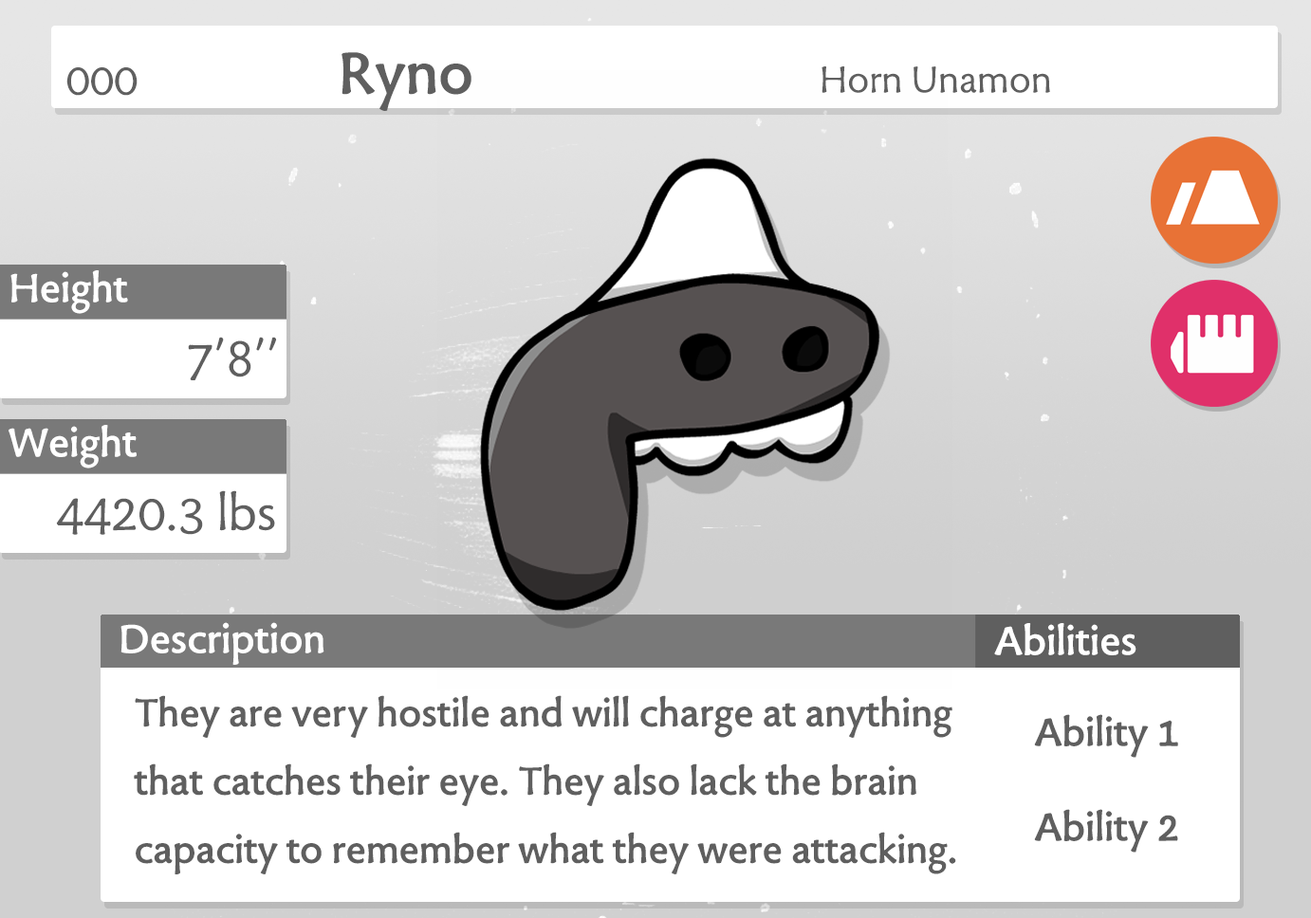
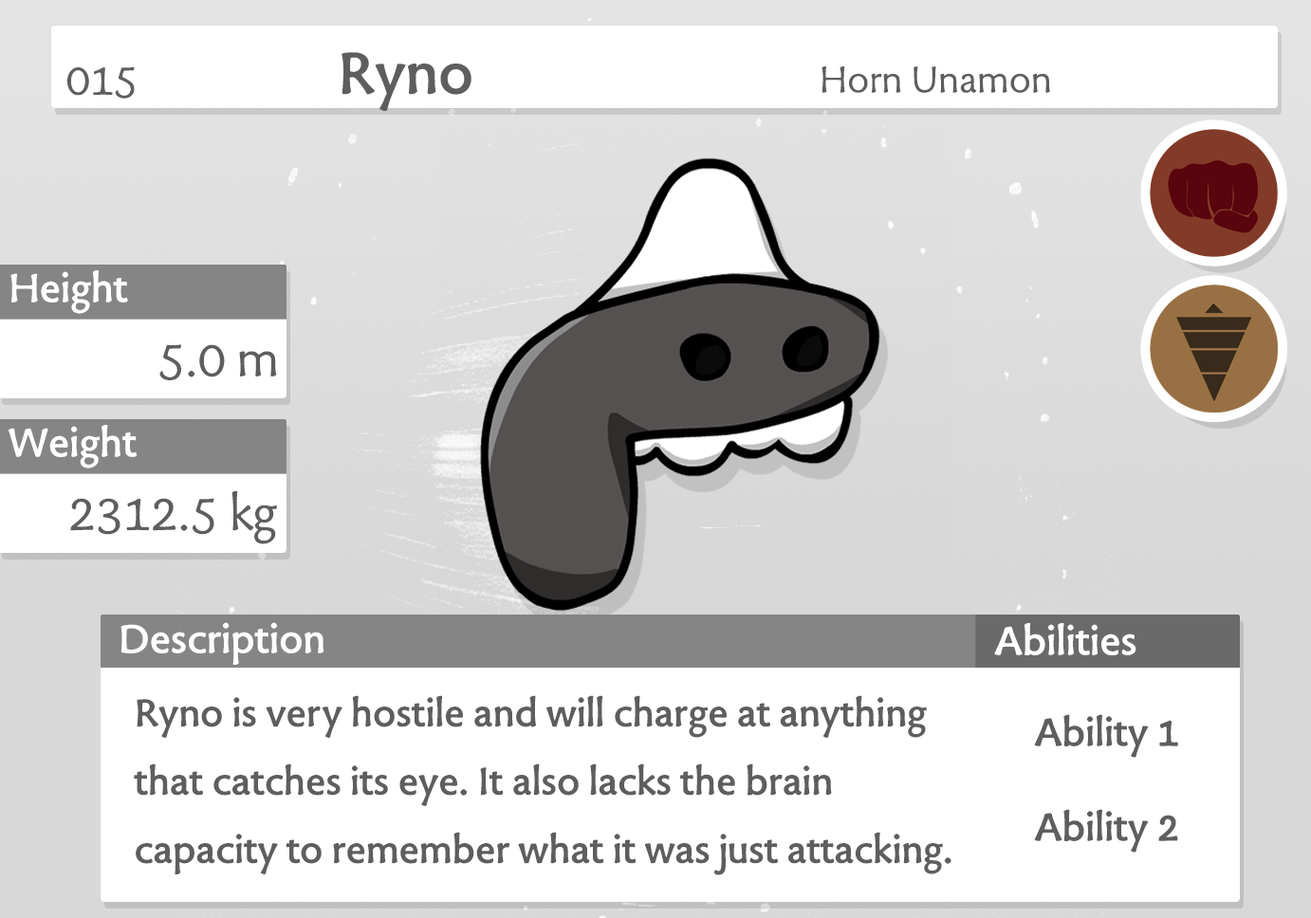
Comparing the layer stacks of the two 1311 x 918 images. Changes:
moved "TYPES" above "COLOUR UI" over 1149, 128, 1278, 413
moved "FIGHTING" above "GROUND", painted on it over 1149, 128, 1278, 264
painted on "GROUND" over 1149, 279, 1278, 413
added group "UI" with 19 layers above "SPRITE" over 0, 25, 1282, 909
moved "HEADER" into group "UI" over 51, 25, 1282, 115
painted on "NUMBER" over 91, 66, 138, 99
moved "SHAPE" (1st of 3, in "UI" › "HEADER") into group "HEADER", painted on it over 0, 25, 1282, 405
moved "WEIGHT" into group "UI" over 0, 419, 291, 560
painted on "WEIGHT VALUE" over 55, 490, 277, 545
removed layer "WEIGHT LABEL" (in "WEIGHT") from group "WEIGHT" over 8, 424, 137, 469
removed layer "WEIGHT SHAPE" (in "WEIGHT") from group "WEIGHT" over 0, 419, 291, 560
renamed "Lorem ipsum dolor sit amet, consectetur adipiscing elit, sed do" to "WEIGHT LABEL", moved it into group "WEIGHT", painted on it over 8, 424, 137, 469
renamed "ABILITIES LABEL" to "WEIGHT SHAPE", moved it into group "WEIGHT", painted on it over 0, 419, 1137, 656
removed layer "SHAPE" (3rd of 3, in "DESC/ABILITIES") from group "DESC/ABILITIES" over 100, 614, 1240, 902
moved "HEIGHT" into group "UI" over 0, 264, 291, 405
painted on "HEIGHT VALUE" over 159, 336, 277, 381
added layer "HEIGHT LABEL" in group "HEIGHT" over 10, 270, 129, 314
renamed "HEIGHT LABEL" to "SHAPE", painted on it over 0, 264, 291, 405
moved "DESC/ABILITIES" into group "UI" over 100, 614, 1244, 909
painted on "DESC TEXT" over 134, 695, 957, 876
added layer "ABILITIES LABEL" in group "DESC/ABILITIES" over 993, 623, 1137, 656
moved "SHAPE" (3rd of 3, in "UI" › "DESC/ABILITIES") into group "DESC/ABILITIES", painted on it over 51, 25, 1282, 909
